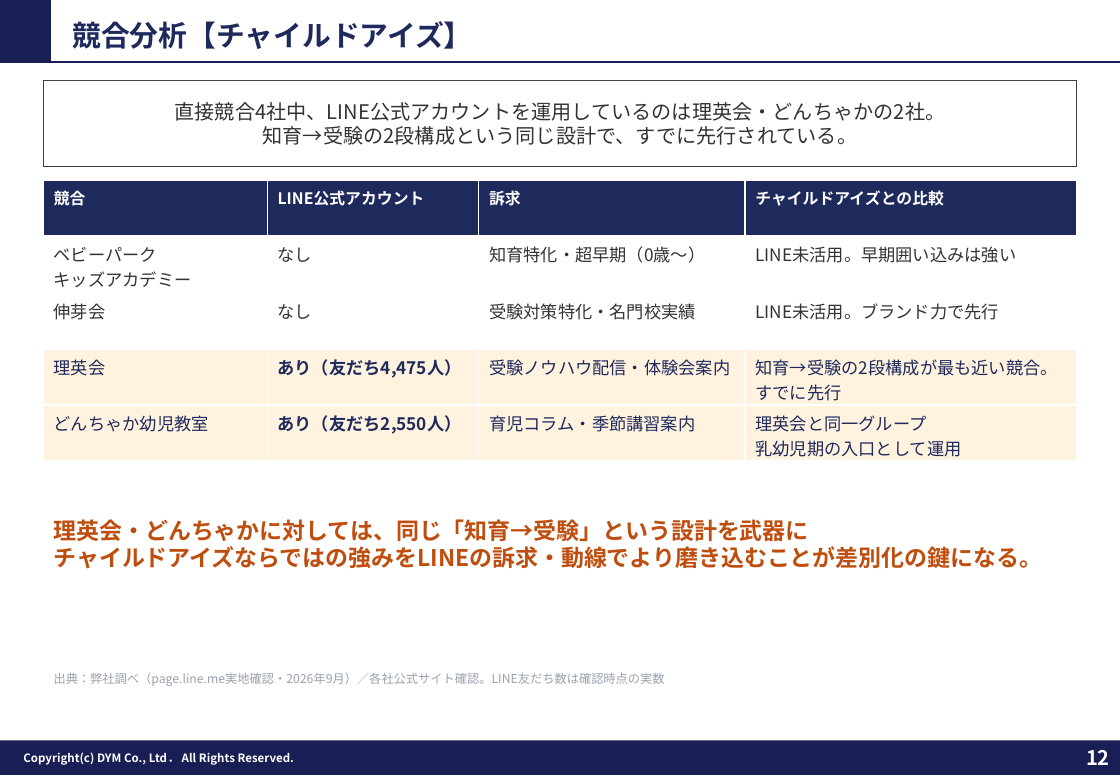
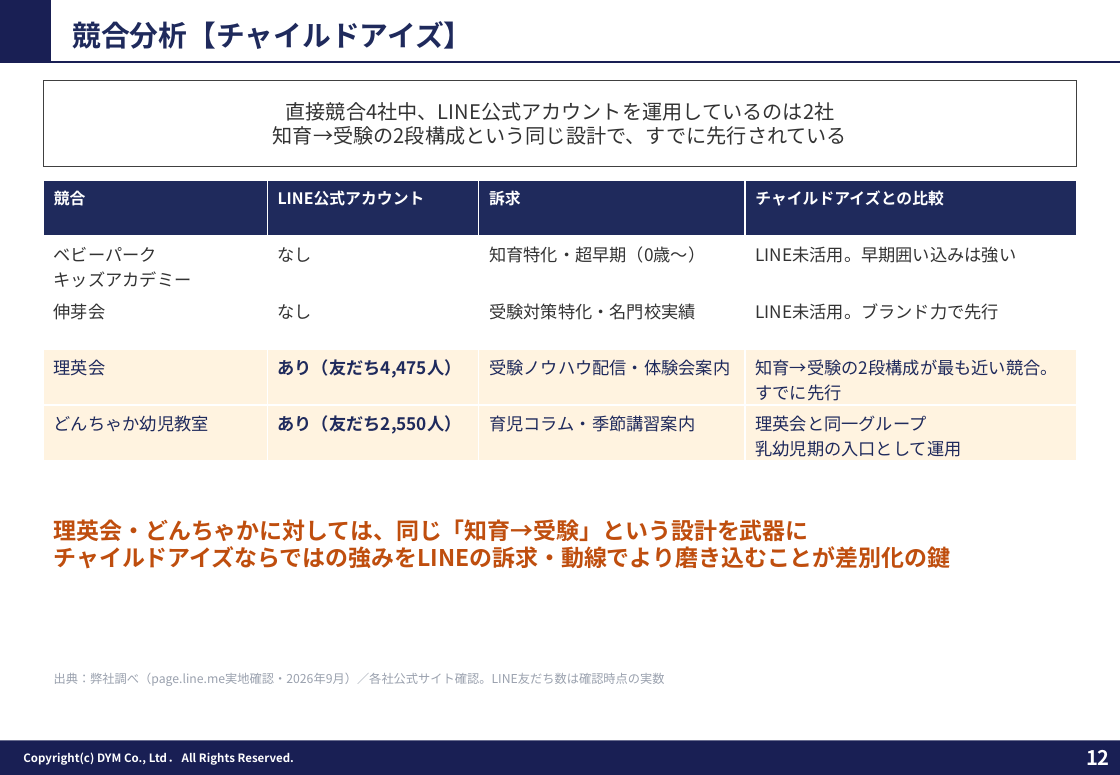
Before and after one commit to tonomura-r-dev/folder, a slide deck: slide 12 of 202609_株式会社やる気スイッチグループ御中_LINE公式アカウント運用のご提案_ver3.1.pptx. Drawn at 1120x775 pixels with LibreOffice and Linux fonts; fonts in the diff are those of the drawing; background and template pictures are left out. Boxes give left, top, right and bottom in pixels: in the first picture for what was removed or moved away, otherwise in the second. Text is boxed around its words. In the diff, an @@ line names an element or a change of style, - is before the commit and + after.

```diff
--- a/202609_株式会社やる気スイッチグループ御中_LINE公式アカウント運用のご提案_ver3.1.pptx
+++ b/202609_株式会社やる気スイッチグループ御中_LINE公式アカウント運用のご提案_ver3.1.pptx
@@ text in rectangle at <box>273,102,847,145</box>: text changed @@
-直接競合4社中、LINE公式アカウントを運用しているのは理英会・どんちゃかの2社。
-知育→受験の2段構成という同じ設計で、すでに先行されている。
+直接競合4社中、LINE公式アカウントを運用しているのは2社
+知育→受験の2段構成という同じ設計で、すでに先行されている
@@ text at <box>54,546,951,568</box>: text changed @@
-チャイルドアイズならではの強みをLINEの訴求・動線でより磨き込むことが差別化の鍵になる。
+チャイルドアイズならではの強みをLINEの訴求・動線でより磨き込むことが差別化の鍵
```
Also in this commit, not shown: 19 other slides changed.
